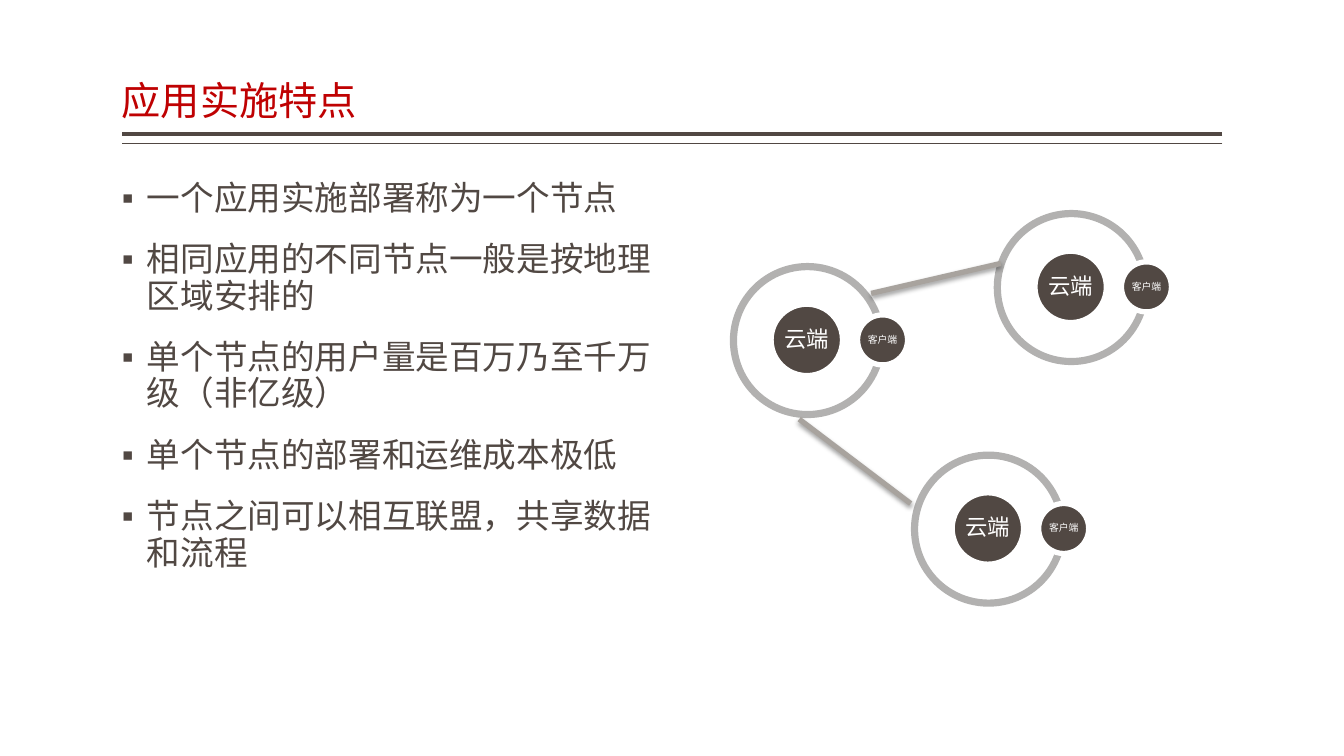
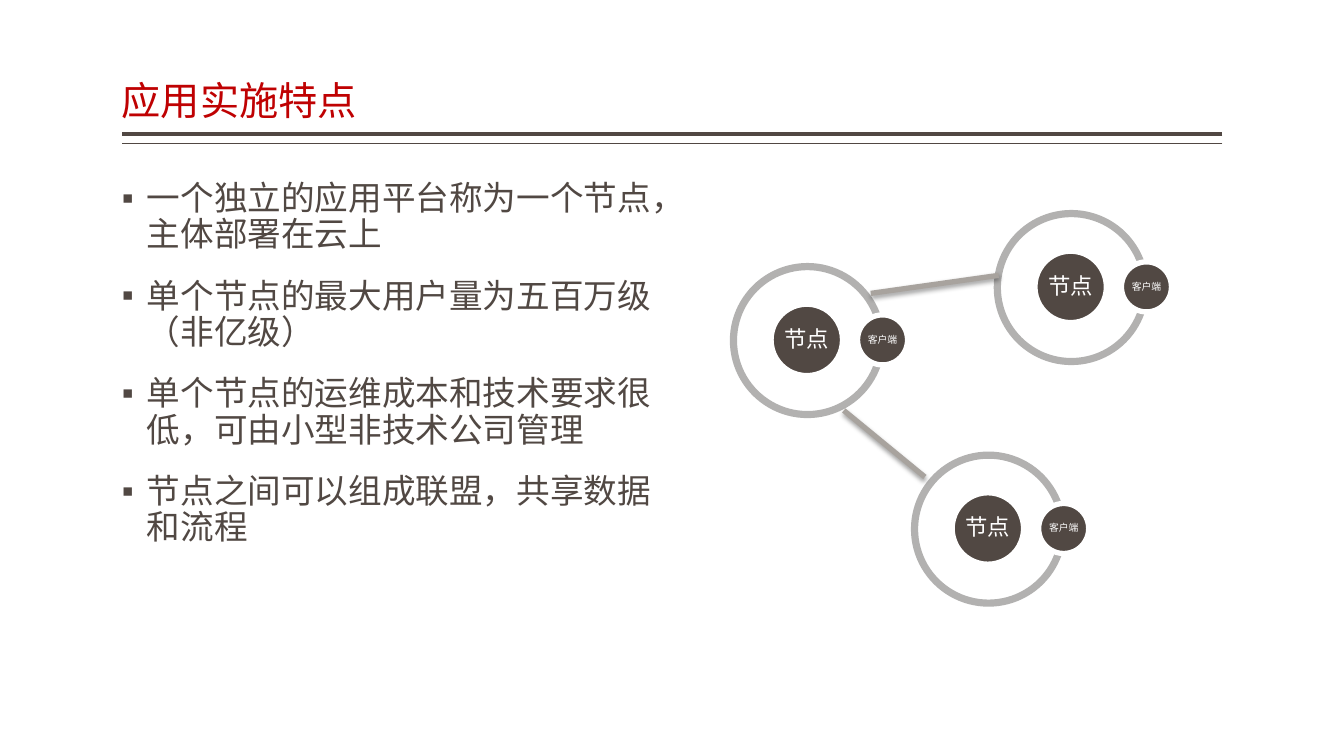
Before and after one commit to jzgi/chainsmart, a slide deck: slide 4 of Docs/品链应用参考设计.pptx. Drawn at 1344x756 pixels with LibreOffice and Linux fonts; fonts in the diff are those of the drawing. Boxes give left, top, right and bottom in pixels: in the first picture for what was removed or moved away, otherwise in the second. Text is boxed around its words. In the diff, an @@ line names an element or a change of style, - is before the commit and + after.

```diff
--- a/Docs/品链应用参考设计.pptx
+++ b/Docs/品链应用参考设计.pptx
@@ text at [147, 181, 685, 542]: text changed @@
-▪ 一个应用实施部署称为一个节点
-▪ 相同应用的不同节点一般是按地理区域安排的
-▪ 单个节点的用户量是百万乃至千万级（非亿级）
-▪ 单个节点的部署和运维成本极低
-▪ 节点之间可以相互联盟，共享数据和流程
+▪ 一个独立的应用平台称为一个节点，主体部署在云上
+▪ 单个节点的最大用户量为五百万级（非亿级）
+▪ 单个节点的运维成本和技术要求很低，可由小型非技术公司管理
+▪ 节点之间可以组成联盟，共享数据和流程
@@ line moved from (871, 293) - (1001, 263) to (871, 293) - (999, 275) @@
@@ text at [1048, 275, 1093, 296]: text changed @@
-云端
+节点
@@ text at [784, 328, 829, 349]: text changed @@
-云端
+节点
@@ line moved from (800, 419) - (910, 504) to (844, 410) - (926, 477) @@
@@ text at [966, 516, 1011, 537]: text changed @@
-云端
+节点
```
Also in this commit, not shown: 4 other slides changed, 1 slide added, 15 other files.
